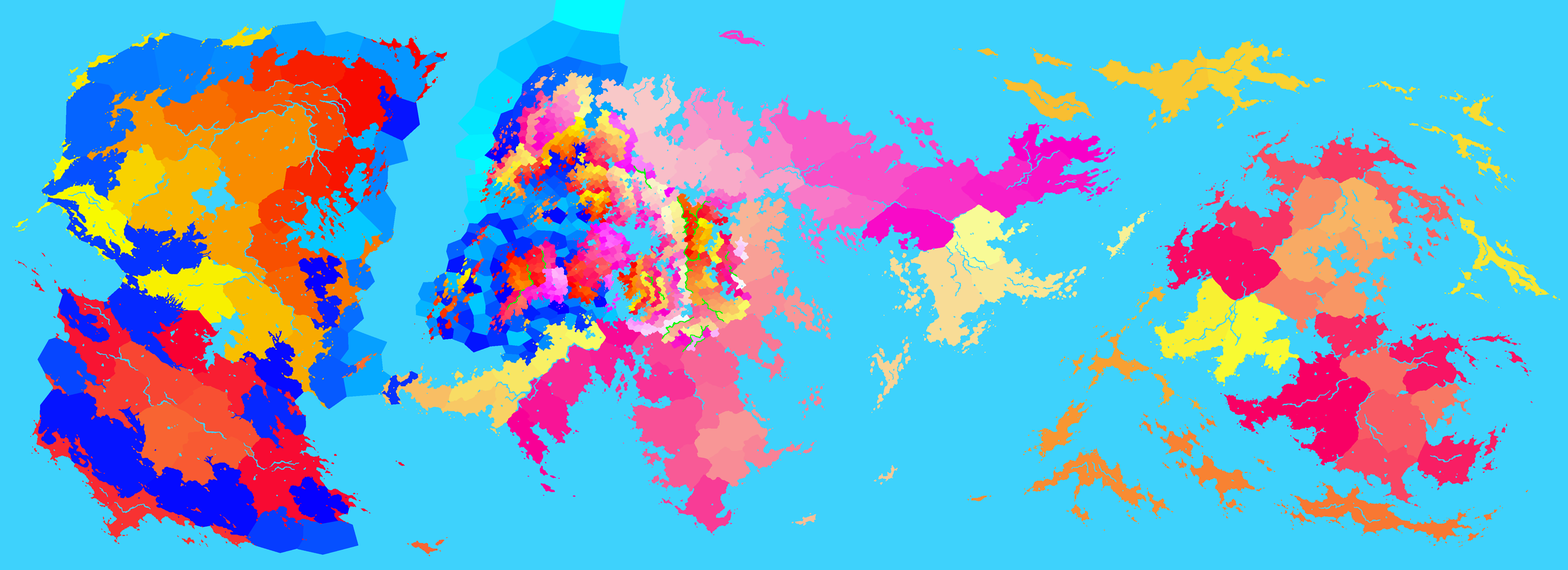
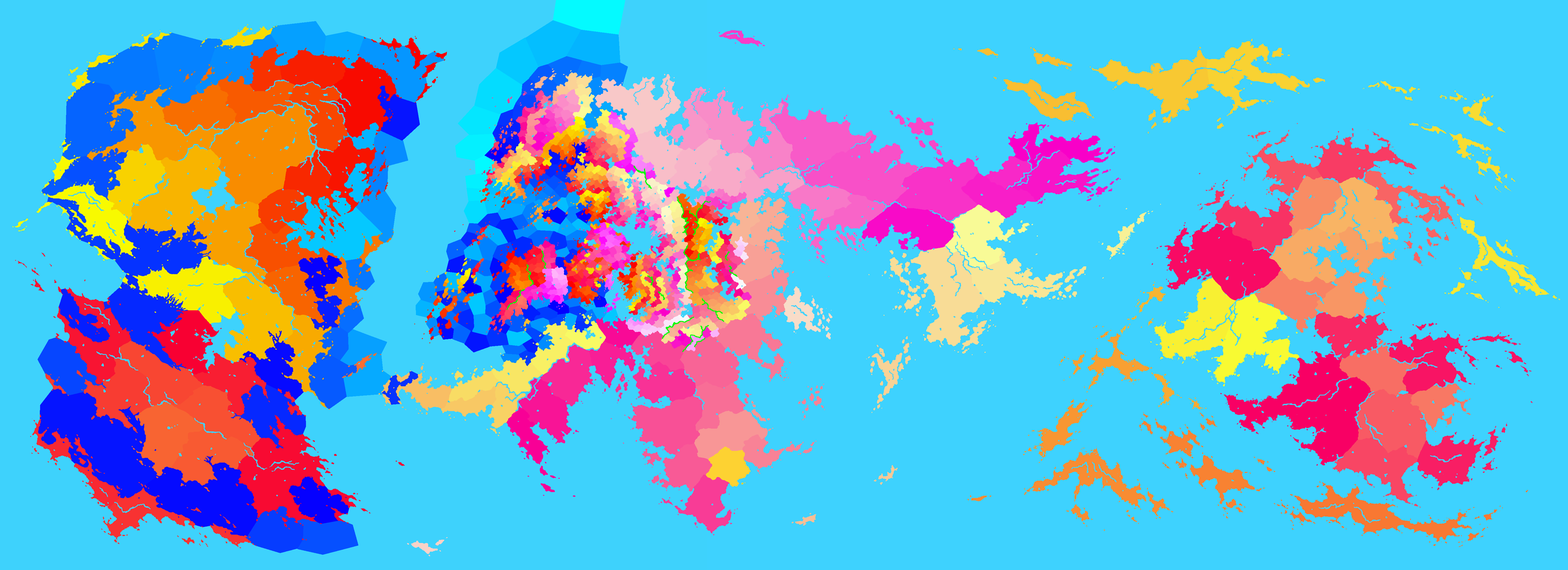
Layer changes from the first 1568 x 570 image to the second:
painted on "provinces.bmp" over [407, 83, 833, 557]
